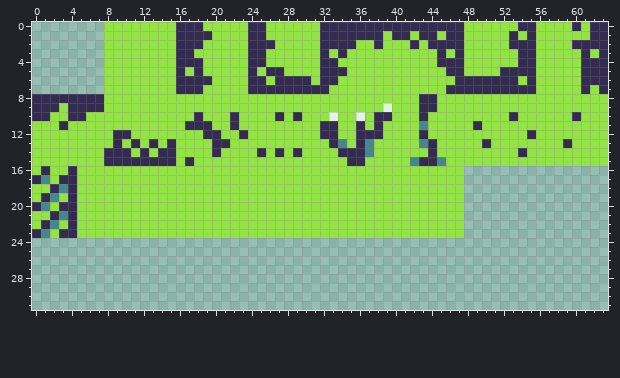
A pixel-art sprite gets an edit: res/assets/gfx/tileset.png. The picture above was drawn from the file before the commit.
The file is 64x32 pixels.
After the commit:
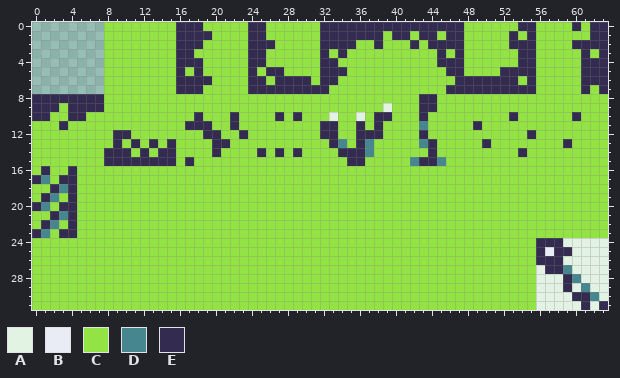
Palette (. is transparent): A #e2f3e4  B #eaecf5  C #94e344  D #46878f  E #332c50
Diff:
y 16..23: x 48..63 ................ -> CCCCCCCCCCCCCCCC
y 24: x 0..63 ................................................................ -> CCCCCCCCCCCCCCCCCCCCCCCCCCCCCCCCCCCCCCCCCCCCCCCCCCCCCCCCEEEAAAAA
y 25: x 0..63 ................................................................ -> CCCCCCCCCCCCCCCCCCCCCCCCCCCCCCCCCCCCCCCCCCCCCCCCCCCCCCCCEBEEAAAA
y 26: x 0..63 ................................................................ -> CCCCCCCCCCCCCCCCCCCCCCCCCCCCCCCCCCCCCCCCCCCCCCCCCCCCCCCCEEEAAAAA
y 27: x 0..63 ................................................................ -> CCCCCCCCCCCCCCCCCCCCCCCCCCCCCCCCCCCCCCCCCCCCCCCCCCCCCCCCAEEDAAAA
y 28: x 0..63 ................................................................ -> CCCCCCCCCCCCCCCCCCCCCCCCCCCCCCCCCCCCCCCCCCCCCCCCCCCCCCCCAAAEDAAA
y 29: x 0..63 ................................................................ -> CCCCCCCCCCCCCCCCCCCCCCCCCCCCCCCCCCCCCCCCCCCCCCCCCCCCCCCCAAAEADAA
y 30: x 0..63 ................................................................ -> CCCCCCCCCCCCCCCCCCCCCCCCCCCCCCCCCCCCCCCCCCCCCCCCCCCCCCCCAAAAEEDA
y 31: x 0..63 ................................................................ -> CCCCCCCCCCCCCCCCCCCCCCCCCCCCCCCCCCCCCCCCCCCCCCCCCCCCCCCCAAAAAEAE
Pixel boxes of the changes (left, top, right, bottom) in both pictures:
added: (32, 166, 608, 310)
